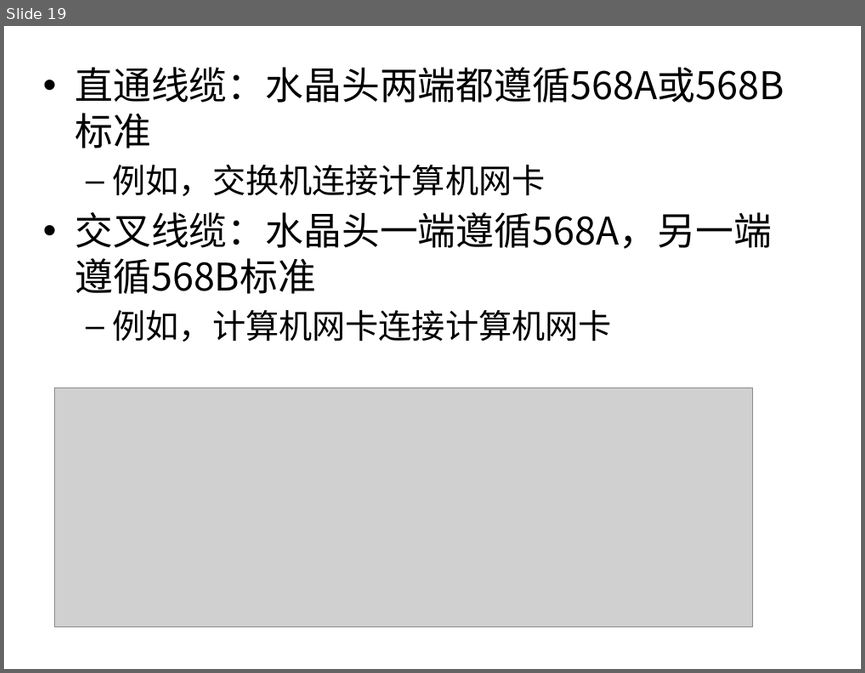
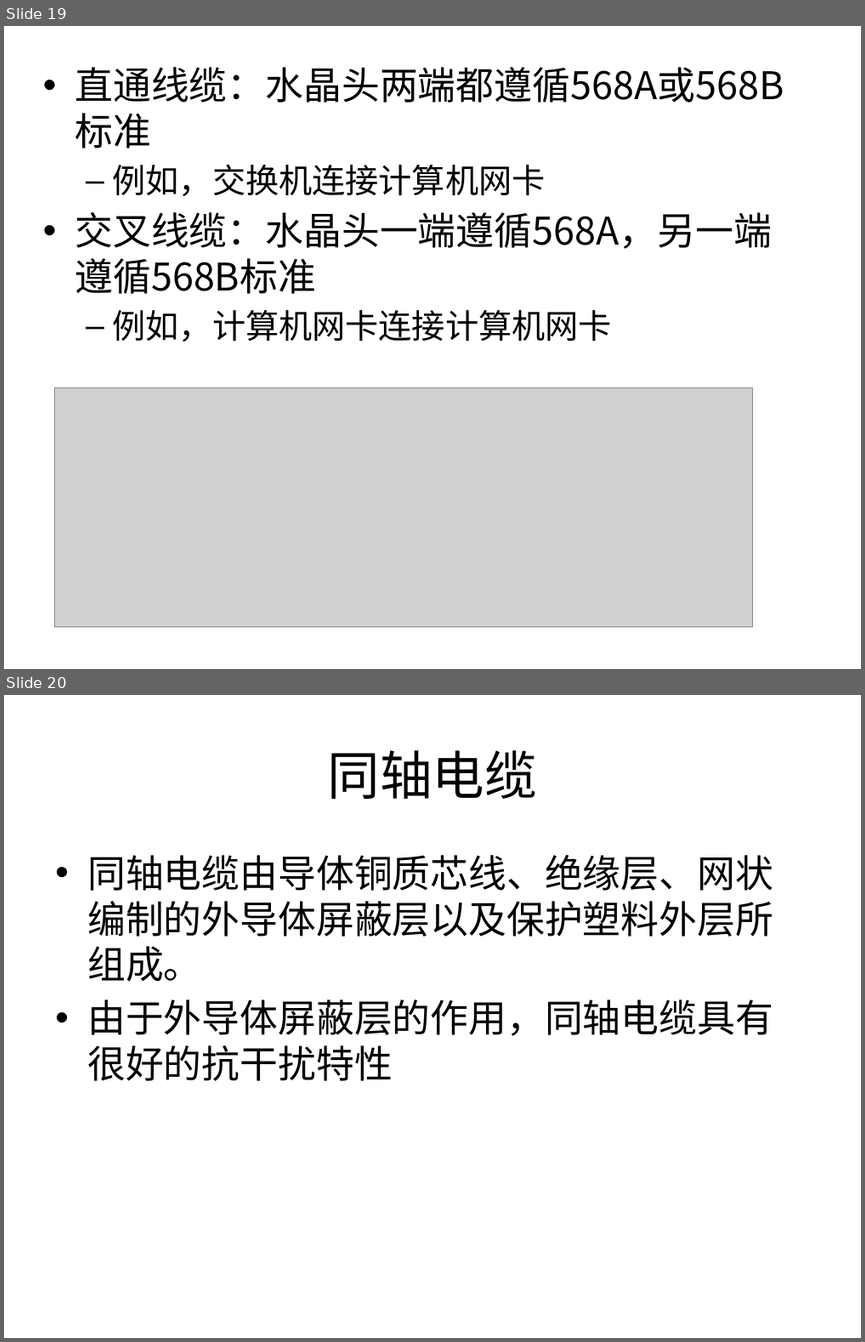
Before and after one commit to sans123wx/class, a slide deck: 第六章 计算机网络.pptx. Shown one above the other, each under a label of ours: slide 19 before the commit, slides 19 and 20 after it. The pictures are 865x673 and 865x1342 pixels, drawn with LibreOffice and Linux fonts; fonts in the diff are those of the drawing; grey boxes stand for pictures. Boxes give left, top, right and bottom in pixels: in the first picture for what was removed or moved away, otherwise in the second. Text is boxed around its words. In the diff, an @@ line names an element or a change of style, - is before the commit and + after.

```diff
--- a/第六章 计算机网络.pptx
+++ b/第六章 计算机网络.pptx
@@ slide 20 added at [4, 695, 861, 1338], background #FFFFFF @@
@@ title added at [328, 750, 537, 799], 44 pt, text #000000 @@
+同轴电缆
@@ text added at [87, 855, 773, 1081], 32 pt, text #000000 @@
+• 同轴电缆由导体铜质芯线、绝缘层、网状编制的外导体屏蔽层以及保护塑料外层所组成。
+• 由于外导体屏蔽层的作用，同轴电缆具有很好的抗干扰特性
```
Also in this commit, not shown: 5 other slides added.
